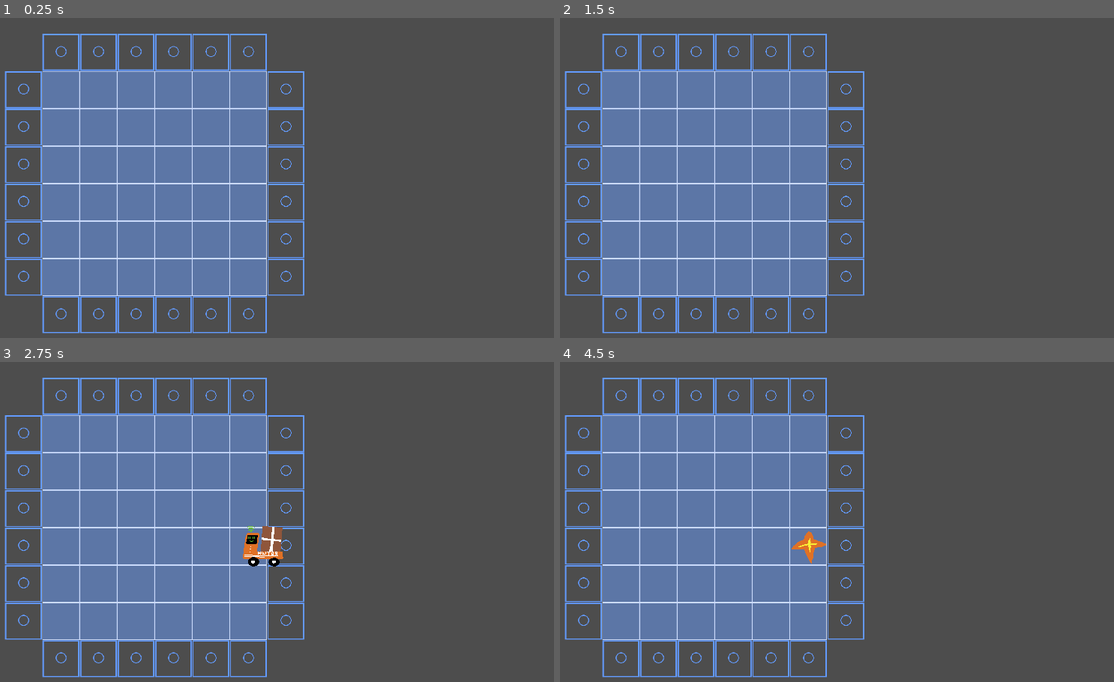
Above: before the commit, frames 1-4 (two rows, left to right).
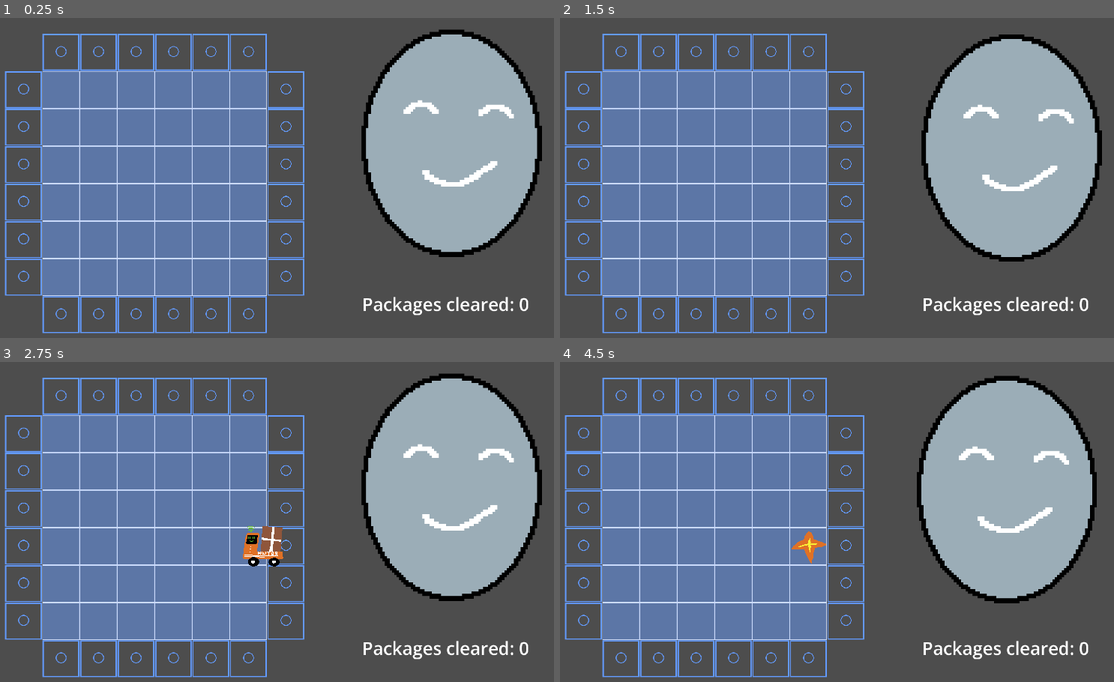
Above: after the commit, the same moments.

Repository: Jotlane/Warehouse-Robot-Game
Game: Godot game, scene res://Scenes/game_manager.tscn
Same seed, same stepped clock (60 frames per second), same inputs: the game is played once before the commit and once after it.
Inputs (mouse positions are in pixels of both pictures, inside the frame that each line leads up to):
- Up to frame 1 (0.25 s): no input
- Up to frame 2 (1.5 s): move the mouse to (953, 168) at 0.52 s; press the mouse at (953, 168) at 0.53 s; tap Enter at 1.25 s; move the mouse to (698, 203) at 1.27 s; release the mouse at (698, 203) at 1.28 s; click (698, 203) at 1.35 s
- Up to frame 3 (2.75 s): tap Space at 2 s; move the mouse to (321, 458) at 2.02 s; press the mouse at (321, 458) at 2.03 s
- Up to frame 4 (4.5 s): move the mouse to (820, 547) at 2.77 s; release the mouse at (820, 547) at 2.78 s; click (820, 547) at 2.85 s; move the mouse to (1003, 582) at 3.52 s; press the mouse at (1003, 582) at 3.53 s; move the mouse to (643, 480) at 4.27 s; release the mouse at (643, 480) at 4.28 s; click (643, 480) at 4.35 s

The runs differ from the first frame. In frame 1, 19% of the frame differs, in the area x 65-98%, y 3-93%; in frame 2, 19%; in frame 3, 19%; in frame 4, 19%, in the area x 64-97%, y 4-93%.

Commit message:
added more polish

Diff:
--- /dev/null
+++ b/Scenes/end.tscn
@@ -0,0 +1,27 @@
+[gd_scene format=3 uid="uid://bpsmtk1qjinnv"]
+
+[ext_resource type="Script" uid="uid://ce1qjuv6ascan" path="res://end.gd" id="1_5j2cu"]
+[ext_resource type="AudioStream" uid="uid://8d8bjx2jjjms" path="res://Audio/Relent.mp3" id="2_xmt8n"]
+
+[node name="end" type="Node2D" unique_id=1316573531]
+script = ExtResource("1_5j2cu")
+
+[node name="Button" type="Button" parent="." unique_id=1514485320]
+offset_left = 578.0
+offset_top = 679.0
+offset_right = 1292.0
+offset_bottom = 1002.0
+
+[node name="AudioStreamPlayer" type="AudioStreamPlayer" parent="." unique_id=1986626179]
+stream = ExtResource("2_xmt8n")
+autoplay = true
+
+[node name="Label" type="Label" parent="." unique_id=66850393]
+offset_left = 755.0
+offset_top = 504.0
+offset_right = 1161.0
+offset_bottom = 592.0
+theme_override_font_sizes/font_size = 64
+text = "Final Score: 0"
+
+[connection signal="pressed" from="Button" to="." method="_on_button_pressed"]
--- /dev/null
+++ b/Scenes/face.tscn
@@ -0,0 +1,78 @@
+[gd_scene format=3 uid="uid://s0qvk7oe4lrh"]
+
+[ext_resource type="Texture2D" uid="uid://bcjwqtcg1ank2" path="res://Sprites/face.png" id="1_0jlk5"]
+[ext_resource type="Script" uid="uid://dyvanrm7siyhn" path="res://Scripts/face.gd" id="1_j5fwq"]
+
+[sub_resource type="AtlasTexture" id="AtlasTexture_0jlk5"]
+atlas = ExtResource("1_0jlk5")
+region = Rect2(320, 0, 80, 100)
+
+[sub_resource type="AtlasTexture" id="AtlasTexture_j5fwq"]
+atlas = ExtResource("1_0jlk5")
+region = Rect2(0, 0, 80, 100)
+
+[sub_resource type="AtlasTexture" id="AtlasTexture_cwi3a"]
+atlas = ExtResource("1_0jlk5")
+region = Rect2(80, 0, 80, 100)
+
+[sub_resource type="AtlasTexture" id="AtlasTexture_7ye2r"]
+atlas = ExtResource("1_0jlk5")
+region = Rect2(160, 0, 80, 100)
+
+[sub_resource type="AtlasTexture" id="AtlasTexture_3a8mw"]
+atlas = ExtResource("1_0jlk5")
+region = Rect2(240, 0, 80, 100)
+
+[sub_resource type="SpriteFrames" id="SpriteFrames_7ye2r"]
+animations = [{
+"frames": [{
+"duration": 1.0,
+"texture": SubResource("AtlasTexture_0jlk5")
+}],
+"loop": true,
+"name": &"dead",
+"speed": 5.0
+}, {
+"frames": [{
+"duration": 1.0,
+"texture": SubResource("AtlasTexture_j5fwq")
+}, {
+"duration": 1.0,
+"texture": SubResource("AtlasTexture_cwi3a")
+}],
+"loop": true,
+"name": &"happy",
+"speed": 2.3
+}, {
+"frames": [{
+"duration": 1.0,
+"texture": SubResource("AtlasTexture_7ye2r")
+}, {
+"duration": 1.0,
+"texture": SubResource("AtlasTexture_3a8mw")
+}],
+"loop": true,
+"name": &"nervous",
+"speed": 3.0
+}]
+
+[node name="Face" type="Node2D" unique_id=356184654]
+script = ExtResource("1_j5fwq")
+shake_range = 30.0
+
+[node name="AnimatedSprite2D" type="AnimatedSprite2D" parent="." unique_id=1739581212]
+position = Vector2(0, -4)
+scale = Vector2(7.5, 7.5)
+sprite_frames = SubResource("SpriteFrames_7ye2r")
+animation = &"happy"
+autoplay = "happy"
+
+[node name="Timer" type="Timer" parent="." unique_id=571433751]
+wait_time = 0.9
+
+[node name="Subtimer" type="Timer" parent="." unique_id=1493639650]
+wait_time = 0.1
+autostart = true
+
+[connection signal="timeout" from="Timer" to="." method="_on_timer_timeout"]
+[connection signal="timeout" from="Subtimer" to="." method="_on_subtimer_timeout"]
--- a/Scenes/game_manager.tscn
+++ b/Scenes/game_manager.tscn
@@ -6,6 +6,7 @@
 [ext_resource type="PackedScene" uid="uid://bbdfmetftxp4r" path="res://Scenes/robot.tscn" id="4_mmt5l"]
 [ext_resource type="PackedScene" uid="uid://dxr4rvugme6dw" path="res://Scenes/finish_point.tscn" id="5_fgdfb"]
 [ext_resource type="AudioStream" uid="uid://bxy6vgch0qc3l" path="res://Audio/Getting it Done.mp3" id="6_yqty0"]
+[ext_resource type="PackedScene" uid="uid://s0qvk7oe4lrh" path="res://Scenes/face.tscn" id="7_71d4j"]
 
 [node name="GameManager" type="Node2D" unique_id=1908083967]
 script = ExtResource("1_oj352")
@@ -25,4 +26,29 @@
 autoplay = true
 parameters/looping = true
 
+[node name="Face" parent="." unique_id=356184654 instance=ExtResource("7_71d4j")]
+position = Vector2(1567, 409)
+
+[node name="ScoreLabel" type="Label" parent="." unique_id=1761380775]
+offset_left = 1284.0
+offset_top = 877.0
+offset_right = 1894.0
+offset_bottom = 967.0
+theme_override_font_sizes/font_size = 57
+text = "Packages cleared: 0"
+
+[node name="GameEnder" type="ColorRect" parent="." unique_id=2062986074]
+z_index = 34
+offset_left = -100.0
+offset_top = -64.0
+offset_right = 2047.0
+offset_bottom = 1158.0
+mouse_filter = 2
+color = Color(1, 0, 0, 0)
+
+[node name="Timer" type="Timer" parent="GameEnder" unique_id=1228322050]
+wait_time = 2.0
+one_shot = true
+
 [connection signal="timeout" from="SpawnTimer" to="." method="_on_spawn_timer_timeout"]
+[connection signal="timeout" from="GameEnder/Timer" to="." method="_on_game_ender_timer_timeout"]
--- /dev/null
+++ b/Scenes/start.tscn
@@ -0,0 +1,19 @@
+[gd_scene format=3 uid="uid://2fftkucgndd5"]
+
+[ext_resource type="Script" uid="uid://scb75us6b7k" path="res://start.gd" id="1_3bxa3"]
+[ext_resource type="AudioStream" uid="uid://bxy6vgch0qc3l" path="res://Audio/Getting it Done.mp3" id="2_r48yj"]
+
+[node name="start" type="Node2D" unique_id=1599353919]
+script = ExtResource("1_3bxa3")
+
+[node name="Button" type="Button" parent="." unique_id=1946950385]
+offset_left = 562.0
+offset_top = 323.0
+offset_right = 1276.0
+offset_bottom = 646.0
+
+[node name="AudioStreamPlayer" type="AudioStreamPlayer" parent="." unique_id=144137474]
+stream = ExtResource("2_r48yj")
+autoplay = true
+
+[connection signal="pressed" from="Button" to="." method="_on_button_pressed"]
--- /dev/null
+++ b/Scripts/face.gd
@@ -0,0 +1,35 @@
+extends Node2D
+var shaking:bool
+var rng:RandomNumberGenerator
+@export var shake_range:float
+var max_lanes:int
+# Called when the node enters the scene tree for the first time.
+func _ready() -> void:
+	shaking = false
+	Singleton.obstacle_spawned.connect(_obstacle_spawned)
+	Singleton.remaining_lanes.connect(_change_face)
+	rng = RandomNumberGenerator.new()
+	max_lanes = Singleton.num_columns + Singleton.num_rows -4
+	pass # Replace with function body.
+
+func _obstacle_spawned() -> void:
+	shaking = true
+	$Timer.start()
+# Called every frame. 'delta' is the elapsed time since the previous frame.
+func _process(delta: float) -> void:
+	pass
+
+func _change_face(num:int) -> void:
+	if(num<4):
+		$AnimatedSprite2D.set_animation("dead")
+	elif(num<max_lanes-4):
+		$AnimatedSprite2D.set_animation("nervous")
+
+func _on_timer_timeout() -> void:
+	shaking = false
+
+
+func _on_subtimer_timeout() -> void:
+	if (shaking):
+		$AnimatedSprite2D.position.x = rng.randf_range(-shake_range,shake_range)
+		$AnimatedSprite2D.position.y = rng.randf_range(-shake_range,shake_range)
--- a/Scripts/game_manager.gd
+++ b/Scripts/game_manager.gd
@@ -18,6 +18,12 @@
 var lanes:Array[LaneStatus] = []
 var open_lanes:Array[int] = []
 var lane_contents:Array[int] = []
+var packages_cleared_score:int = 0
+var game_ender_node
+var game_ender_node_timer
+var game_ender_node_timer_initial_wait
+var game_ender_countdown = 0
+var game_ended:bool = false
 
 # Called when the node enters the scene tree for the first time.
 func _ready() -> void:
@@ -58,10 +64,17 @@
 			finish_point_instance.position = Singleton.grid_index_to_position(Singleton.array_to_spawner_grid(i))
 			grid_instance.add_child(finish_point_instance)
 
+	game_ender_node = $GameEnder
+	game_ender_node_timer = $GameEnder/Timer
+	game_ender_node_timer_initial_wait = game_ender_node_timer.wait_time
+
 # Called every frame. 'delta' is the elapsed time since the previous frame.
 func _process(delta: float) -> void:
 	#print(open_lanes)
 	#print(lanes)
+	if (game_ended):
+		game_ender_countdown += delta
+		game_ender_node.color = Color(1,0,0,(game_ender_countdown/game_ender_node_timer_initial_wait))
 	pass
 
 func _on_spawn_timer_timeout() -> void:
@@ -132,12 +145,27 @@
 			open_lanes.erase(closed_lanes[1])
 			print("Lanes: ",lanes)
 			print("Open lanes: ", open_lanes)
+
+			Singleton.obstacle_spawned.emit()
+
+			Singleton.remaining_lanes.emit(open_lanes.size())
+
+			if (open_lanes.size() < 2):
+				print("end game")
+				spawn_game_ender()
 		else: print("Obstacle spawned on edge, ignoring")
 
 func _robot_exited_lane(lane:int):
 	lane_contents[lane] -= 1
 	if (lane_contents[lane] <= 0 and lanes[lane] != LaneStatus.CLOSED):
 		lanes[lane] = LaneStatus.OPEN
+	packages_cleared_score += 1
+	$ScoreLabel.text = "Packages cleared: " + str(packages_cleared_score)
+
+func spawn_game_ender() -> void:
+	$GameEnder/Timer.start()
+	game_ended = true
+	Singleton.final_score = packages_cleared_score
 
 #DEBUG FUNCTIONS
 func debug_array_to_spawner_grid() ->void:
@@ -148,3 +176,7 @@
 	for i in range(Singleton.num_rows):
 		for j in range(Singleton.num_columns):
 			print(Singleton.spawner_grid_to_array(Vector2i(j,i)))
+
+
+func _on_game_ender_timer_timeout() -> void:
+	get_tree().change_scene_to_file("uid://bpsmtk1qjinnv")
--- a/Scripts/robot.gd
+++ b/Scripts/robot.gd
@@ -21,7 +21,7 @@
 	if (direction == Vector2.LEFT):
 		$RobotAnimatedSprite.flip_h = true
 	else:
-		$RobotAnimatedSprite.rotation = direction.angle() #TODO: Change this to specific up/down/left/right sprite or flip etc
+		$RobotAnimatedSprite.rotation = direction.angle()
 	speed = speed_normal
 
 # Called every frame. 'delta' is the elapsed time since the previous frame.
--- a/Scripts/singleton.gd
+++ b/Scripts/singleton.gd
@@ -5,9 +5,12 @@
 var num_rows = 8
 var num_columns = 8
 var obstacle_scene:PackedScene
+var final_score:int = 0
 
 signal crash_occurred(pos:Vector2)
 signal robot_exited_lane(lane: int)
+signal obstacle_spawned
+signal remaining_lanes(num:int)
 
 # Called when the node enters the scene tree for the first time.
 func _ready() -> void:
--- /dev/null
+++ b/end.gd
@@ -0,0 +1,17 @@
+extends Node2D
+
+
+# Called when the node enters the scene tree for the first time.
+func _ready() -> void:
+	$Label.text = "Final Score: " + str(Singleton.final_score)
+	pass # Replace with function body.
+
+
+# Called every frame. 'delta' is the elapsed time since the previous frame.
+func _process(delta: float) -> void:
+	pass
+
+
+func _on_button_pressed() -> void:
+	get_tree().change_scene_to_file("uid://2fftkucgndd5");
+	Singleton.final_score = 0
--- /dev/null
+++ b/start.gd
@@ -0,0 +1,15 @@
+extends Node2D
+
+
+# Called when the node enters the scene tree for the first time.
+func _ready() -> void:
+	pass # Replace with function body.
+
+
+# Called every frame. 'delta' is the elapsed time since the previous frame.
+func _process(delta: float) -> void:
+	pass
+
+
+func _on_button_pressed() -> void:
+	get_tree().change_scene_to_file("uid://qfdlq8sjhrfx");
Binary file added: Aseprites/face.aseprite
Not shown, added: Audio/Relent.mp3.import
Not shown, added: Scripts/face.gd.uid
Binary file added: Sprites/face.png
Not shown, added: Sprites/face.png.import
Not shown, added: end.gd.uid
Not shown, added: start.gd.uid
Not shown, added: Audio/Relent.mp3
